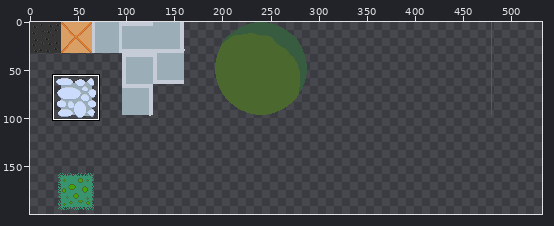
Pixel-art file: src/assets/Alices_Tileset.aseprite. The picture above shows the old version from afar; the outline marks the close-up.
Close-up. Old version:
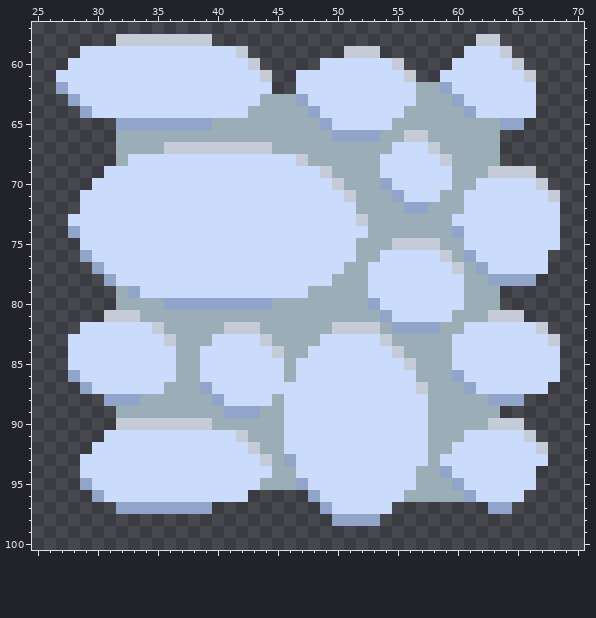
640x640 pixels, 1 frame. Colours within 5 levels of each other are drawn and written as one. Shown: x 25..70, y 57..100. The wide view leaves out empty margins. The commit also changed other parts of the picture, which this record leaves out.
Now the later version:
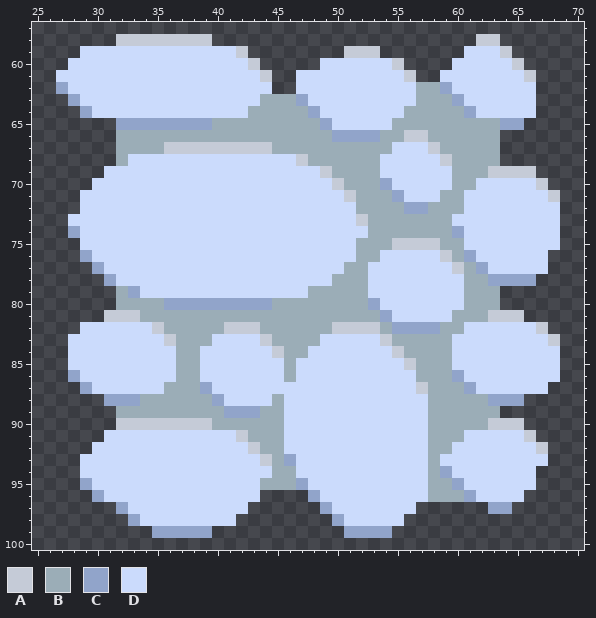
Palette (. is transparent): A #c5cbd7  B #9badb7  C #91a4ca  D #cbdbfc
Change:
@@ x 31..59 @@
  93 DDDDDDDDDDDDDABCDDDDDDDDDDDBD
- 94 DDDDDDDDDDDDDDBBDDDDDDDDDDBBC
- 95 DDDDDDDDDDDDDBBBCDDDDDDDDDBBB
- 96 DDDDDDDDDDDD.....CDDDDDDDBBBB
- 97 .CCCCCCCC.........CDDDDD.....
- 98 ...................CCCC......
- 99 .............................
+ 94 DDDDDDDDDDDDDDBBDDDDDDDDDDDBC
+ 95 DDDDDDDDDDDDDBBBCDDDDDDDDDDBB
+ 96 DDDDDDDDDDDDD....CDDDDDDDDDBB
+ 97 .CDDDDDDDDDD......CDDDDDDD...
+ 98 ..CDDDDDDDD........CDDDDD....
+ 99 ....CCCCC...........CCCC.....
 100 .............................
